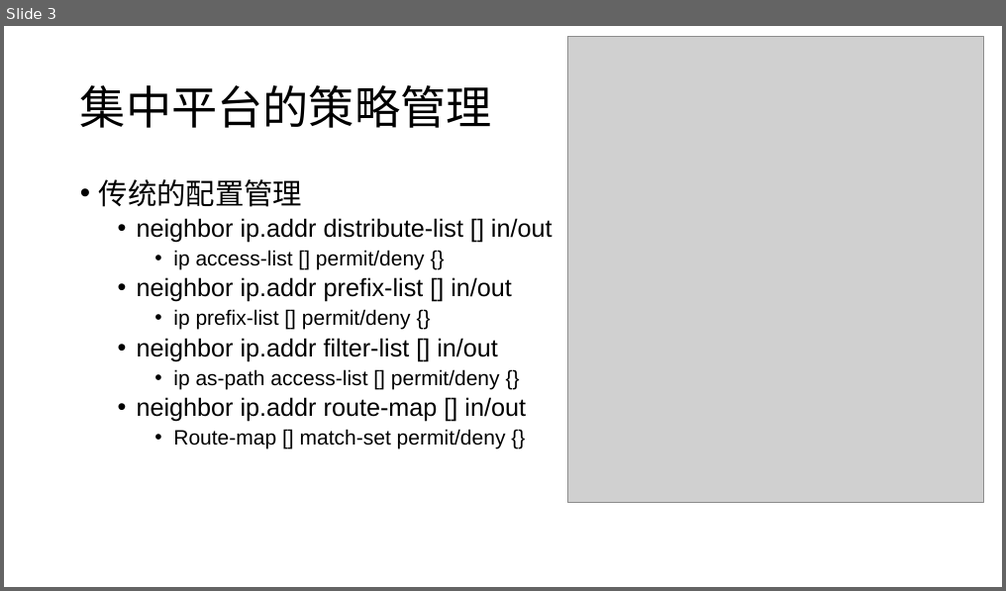
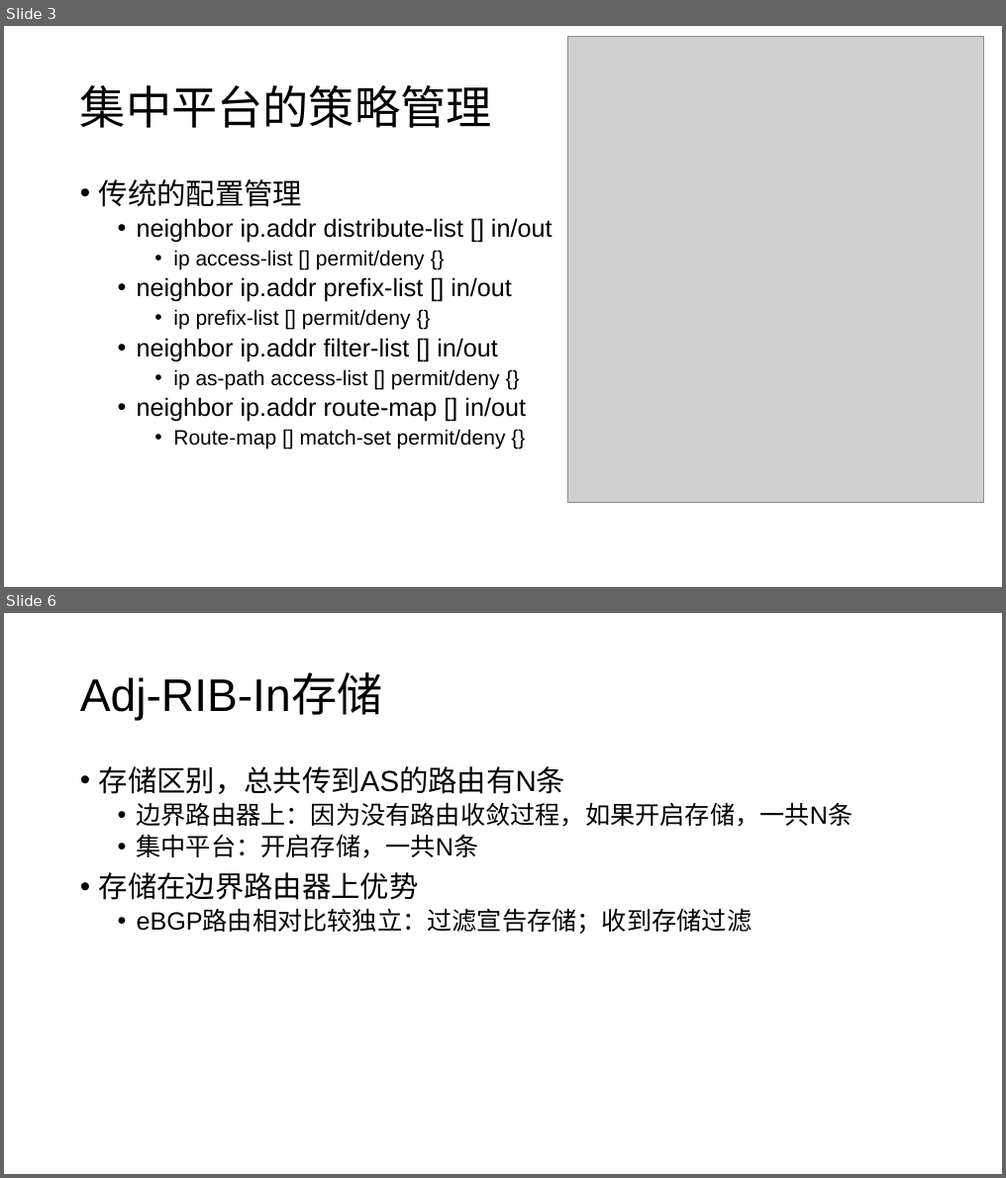
Before and after one commit to wangqing93/ibgp_exp, a slide deck: doc/毕设阶段讨论14.pptx. Shown one above the other, each under a label of ours: slide 3 before the commit, slides 3 and 6 after it; the slides between them are not shown. The pictures are 1006x591 and 1006x1178 pixels, drawn with LibreOffice and Linux fonts; fonts in the diff are those of the drawing; grey boxes stand for pictures. Boxes give left, top, right and bottom in pixels: in the first picture for what was removed or moved away, otherwise in the second. Text is boxed around its words. In the diff, an @@ line names an element or a change of style, - is before the commit and + after.

```diff
--- a/doc/毕设阶段讨论14.pptx
+++ b/doc/毕设阶段讨论14.pptx
@@ slide 6 added at (4, 613, 1002, 1174), background #FFFFFF @@
@@ title added at (80, 675, 383, 721), 44 pt, text #000000 @@
+Adj-RIB-In存储
@@ text added at (99, 766, 853, 934), 24 pt, text #000000 @@
+• 存储区别，总共传到AS的路由有N条
+  • 边界路由器上：因为没有路由收敛过程，如果开启存储，一共N条
+  • 集中平台：开启存储，一共N条
+• 存储在边界路由器上优势
+  • eBGP路由相对比较独立：过滤宣告存储；收到存储过滤
```
Also in this commit, not shown: 2 slides changed, 3 other slides added, 3 other files.
